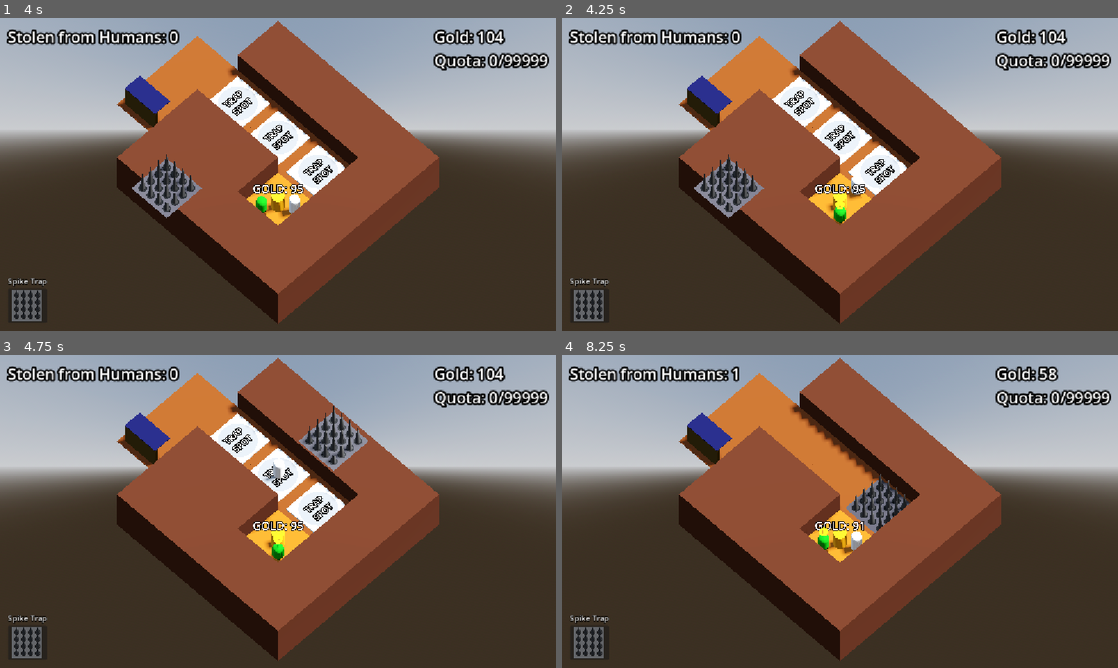
Above: before the commit, frames 1-4 (two rows, left to right).
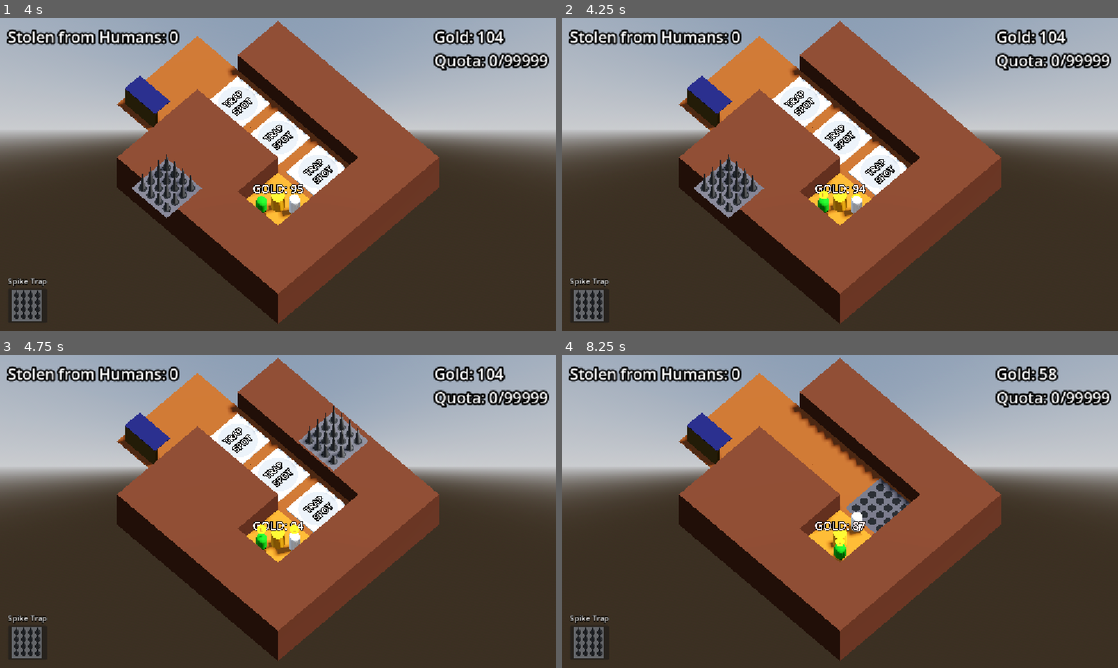
Above: after the commit, the same moments.

Repository: requestforcriticism/gg2026
Game: Godot game, scene res://scenes/level/level.tscn
Same seed, same stepped clock (60 frames per second), same inputs: the game is played once before the commit and once after it.
Inputs (mouse positions are in pixels of both pictures, inside the frame that each line leads up to):
- Up to frame 1 (4 s): click (27, 305) at 0.5 s; click (27, 305) at 1.25 s; click (27, 305) at 2 s; tap Enter at 2.75 s; move the mouse to (400, 158) at 2.77 s; press the mouse at (400, 158) at 2.78 s; tap Space at 3.5 s; move the mouse to (166, 190) at 3.52 s; release the mouse at (166, 190) at 3.53 s; click (166, 190) at 3.6 s
- Up to frame 2 (4.25 s): no input
- Up to frame 3 (4.75 s): move the mouse to (333, 442) at 4.27 s; press the mouse at (333, 442) at 4.28 s
- Up to frame 4 (8.25 s): move the mouse to (812, 574) at 5.02 s; release the mouse at (812, 574) at 5.03 s; click (812, 574) at 5.1 s; tap Enter at 5.75 s; move the mouse to (1006, 558) at 5.77 s; press the mouse at (1006, 558) at 5.78 s; move the mouse to (673, 464) at 6.52 s; release the mouse at (673, 464) at 6.53 s; click (673, 464) at 6.6 s; move the mouse to (867, 511) at 7.27 s; press the mouse at (867, 511) at 7.28 s; move the mouse to (756, 433) at 8.02 s; release the mouse at (756, 433) at 8.03 s; click (756, 433) at 8.1 s

Frame 1 is identical in both runs. In frame 2, 0.5% of the frame differs, in the area x 46-55%, y 50-67%; in frame 3, 0.6%; in frame 4, 0.9%, in the area x 30-62%, y 3-67%.

Commit message:
enemies drop off gold and then go back in

Diff:
--- a/scenes/enemies/base_enemy.gd
+++ b/scenes/enemies/base_enemy.gd
@@ -51,7 +51,6 @@
 			speed = 0.0
 			state = ENEMY_STATE.RETURN_GOLD
 			to_return_gold()
-
 	elif state == ENEMY_STATE.RETURN_GOLD:
 		if return_gold_timer.is_stopped():
 			return_gold_timer.start()
@@ -62,21 +61,20 @@
 	self.get_parent().move_me_to_goldmine()
 
 func to_return_gold() -> void:
-	#Add stuff here
-	pass
+	self.get_parent().move_me_to_return()
 
-func back_up_path() -> void:
+func back_to_path() -> void:
 	self.get_parent().move_me_to_path()
 
 func _on_mining_timer_timeout() -> void:
 	if gold_in_bag < max_gold_capacity && get_parent().current_gold > 0:
 		get_parent().lose_gold(mining_amount_per_tick)
 		gold_in_bag += 1
-		mine_gold.mine_gold()
+		mine_gold.mine_gold() #play animation
 	else:
 		mining_timer.stop()
 		rdy_to_leave = true
-		back_up_path()
+		back_to_path()
 		state = ENEMY_STATE.TRAVEL_OUT
 		progress_ratio = 1.0
 		speed = base_speed * 1.25
@@ -85,10 +83,11 @@
 	if gold_in_bag > 0:
 		stolen.stolen_gold += 1
 		gold_in_bag -= 1
-		mine_gold.mine_gold()
+		mine_gold.mine_gold() #play animation
 	else:
 		return_gold_timer.stop()
 		rdy_to_leave = false
 		state = ENEMY_STATE.TRAVEL_IN
 		progress_ratio = 0.0
 		speed = base_speed
+		back_to_path()
--- a/scenes/enemies/base_enemy.tscn
+++ b/scenes/enemies/base_enemy.tscn
@@ -18,7 +18,7 @@
 loop = false
 script = ExtResource("1_r5xb8")
 base_speed = 5.0
-max_gold_capacity = 1
+return_gold_rate = 1.0
 
 [node name="MeshInstance3D" type="MeshInstance3D" parent="." unique_id=1252783565]
 mesh = SubResource("CapsuleMesh_c1rwf")
@@ -35,7 +35,6 @@
 [node name="MineGold" parent="." unique_id=914139052 instance=ExtResource("2_qf3h2")]
 
 [node name="ReturnGoldTimer" type="Timer" parent="." unique_id=1372039354]
-wait_time = 0.5
 
 [connection signal="timeout" from="MiningTimer" to="." method="_on_mining_timer_timeout"]
 [connection signal="timeout" from="ReturnGoldTimer" to="." method="_on_return_gold_timer_timeout"]
--- a/scenes/enemy_camp/enemy_camp.gd
+++ b/scenes/enemy_camp/enemy_camp.gd
@@ -1,4 +1,6 @@
 extends Path3D
+
+@export var my_going_forward_first_path :Path3D
 
 @export var starting_stolen_gold := 0
 
@@ -12,3 +14,22 @@
 
 func _ready() -> void:
 	stolen_gold = starting_stolen_gold
+
+func _process(delta: float) -> void:
+	reorg_children()
+
+func move_me_to_path() -> void:
+	for i in get_children():
+		if i.is_in_group("enemy"):
+			if !i.rdy_to_leave:
+				i.reparent(my_going_forward_first_path)
+				#Check stuff from here
+
+func reorg_children()-> void:
+	if get_children():
+		var path_children :Array[PathFollow3D] = []
+		for i in get_children():
+			if i.get_class() == "PathFollow3D":
+				path_children.append(i)
+		for i in path_children:
+			i.progress_ratio = float(path_children.find(i)) / path_children.size() + (1.0/path_children.size())/2.0
--- a/scenes/gold_mine_base/gold_mine.gd
+++ b/scenes/gold_mine_base/gold_mine.gd
@@ -1,6 +1,6 @@
 extends Path3D
 
-@export var my_path3d :Path3D
+@export var my_going_back :Path3D
 
 @export var mining_goblin_scene: PackedScene
 
@@ -30,7 +30,7 @@
 	for i in get_children():
 		if i.is_in_group("enemy"):
 			if i.rdy_to_leave:
-				i.reparent(my_path3d)
+				i.reparent(my_going_back)
 				#Check stuff from here
 
 func place_mining_gob()-> void:
@@ -41,9 +41,10 @@
 	current_gold -= mining_amount
 
 func reorg_children()-> void:
-	var path_children :Array[PathFollow3D] = []
-	for i in get_children():
-		if i.get_class() == "PathFollow3D":
-			path_children.append(i)
-	for i in path_children:
-		i.progress_ratio = float(path_children.find(i)) / path_children.size() + (1.0/path_children.size())/2.0
+	if get_children():
+		var path_children :Array[PathFollow3D] = []
+		for i in get_children():
+			if i.get_class() == "PathFollow3D":
+				path_children.append(i)
+		for i in path_children:
+			i.progress_ratio = float(path_children.find(i)) / path_children.size() + (1.0/path_children.size())/2.0
--- a/scenes/level/enemy_path.gd
+++ b/scenes/level/enemy_path.gd
@@ -1,7 +1,8 @@
 extends Path3D
 
-@export var my_goldmine :Path3D
-
+@export var my_going_forward_mine :Path3D
+@export var my_going_forward_nextpath :Path3D
+@export var my_going_back :Path3D
 
 func _process(delta: float) -> void:
 	pass
@@ -10,4 +11,10 @@
 	for i in get_children():
 		if i.get_class() == "PathFollow3D":
 			if i.progress_ratio == 1.0:
-				i.reparent(my_goldmine)
+				i.reparent(my_going_forward_mine)
+
+func move_me_to_return() -> void:
+	for i in get_children():
+		if i.get_class() == "PathFollow3D":
+			if i.progress_ratio == 0.0:
+				i.reparent(my_going_back)
--- a/scenes/level/level.tscn
+++ b/scenes/level/level.tscn
@@ -34,8 +34,9 @@
 transform = Transform3D(-0.8660254, -0.43301278, 0.25, 0, 0.49999997, 0.86602545, -0.50000006, 0.75, -0.43301266, 0, 0, 0)
 shadow_enabled = true
 
-[node name="EnemyCamp" parent="." unique_id=1840097758 instance=ExtResource("1_sytrn")]
+[node name="EnemyCamp" parent="." unique_id=1840097758 node_paths=PackedStringArray("my_going_forward_first_path") instance=ExtResource("1_sytrn")]
 transform = Transform3D(1, 0, 0, 0, 1, 0, 0, 0, 1, -5.0734577, 0, 0.9155083)
+my_going_forward_first_path = NodePath("../EnemyPath")
 
 [node name="Bank" type="Node" parent="." unique_id=1521444107 groups=["bank"]]
 script = ExtResource("1_vpf64")
@@ -64,8 +65,9 @@
 "cells": PackedInt32Array(65533, 65535, 1, 65534, 65535, 0, 65535, 65535, 0, 0, 65535, 0, 0, 0, 3, 65534, 0, 2, 65535, 0, 2, 65534, 1, 2, 65535, 1, 2, 0, 1, 2, 1, 1, 2, 1, 0, 2, 1, 65535, 2, 1, 65534, 2, 0, 65534, 2, 65535, 65534, 2, 65534, 65534, 2, 65533, 0, 1)
 }
 
-[node name="EnemyPath" parent="." unique_id=1922126716 node_paths=PackedStringArray("my_goldmine") instance=ExtResource("4_wcngd")]
-my_goldmine = NodePath("../GoldMine")
+[node name="EnemyPath" parent="." unique_id=1922126716 node_paths=PackedStringArray("my_going_forward_mine", "my_going_back") instance=ExtResource("4_wcngd")]
+my_going_forward_mine = NodePath("../GoldMine")
+my_going_back = NodePath("../EnemyCamp")
 
 [node name="EnemyManager" parent="EnemyPath" index="0" unique_id=495787817]
 spawn_rate = 0.5
@@ -74,9 +76,9 @@
 wait_time = 0.5
 one_shot = true
 
-[node name="GoldMine" parent="." unique_id=532182191 node_paths=PackedStringArray("my_path3d") instance=ExtResource("3_i166f")]
+[node name="GoldMine" parent="." unique_id=532182191 node_paths=PackedStringArray("my_going_back") instance=ExtResource("3_i166f")]
 transform = Transform3D(1, 0, 0, 0, 1, 0, 0, 0, 1, 1, 0, 1)
-my_path3d = NodePath("../EnemyPath")
+my_going_back = NodePath("../EnemyPath")
 max_gold = 100
 
 [editable path="EnemyPath"]
